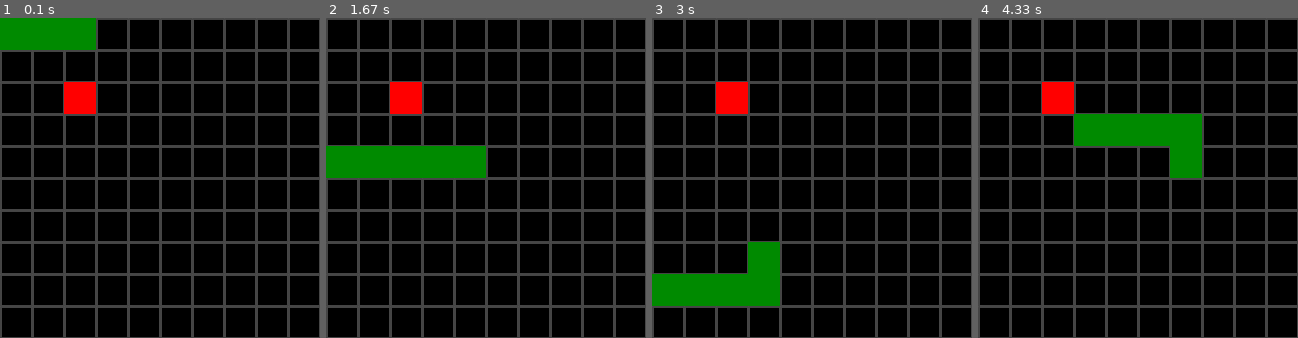
Above: before the commit, frames 1-4 (left to right).
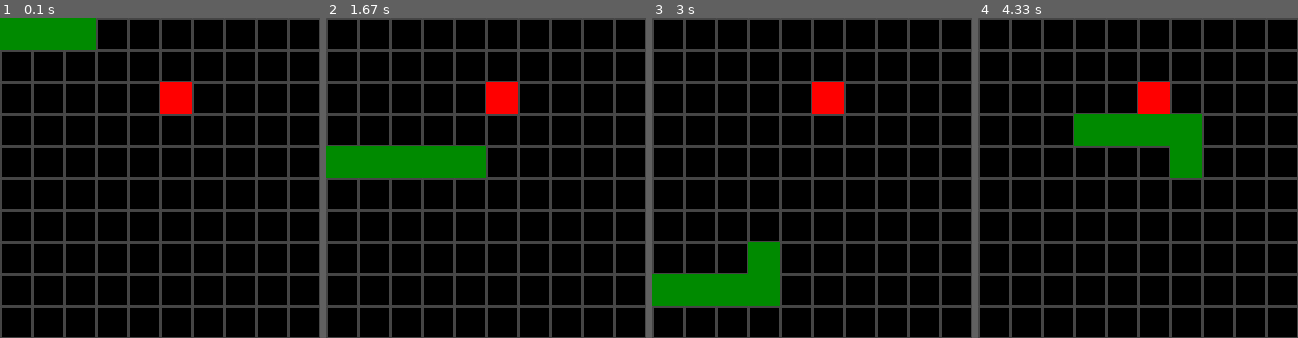
Above: after the commit, the same moments.

Repository: KommentatorForAll/Snake-pygame
Game: pygame game, started from main.py
Same seed, same stepped clock (60 frames per second), same inputs: the game is played once before the commit and once after it.
Inputs:
- Up to frame 1 (0.1 s): no input
- Up to frame 2 (1.67 s): hold D 0.33-0.8 s; hold W 0.83-1.3 s; hold D from 1.33 s (still down)
- Up to frame 3 (3 s): release D at 1.8 s; hold S 2.4-2.7 s; hold A from 2.73 s (still down)
- Up to frame 4 (4.33 s): release A at 3.13 s; hold W 3.17-3.53 s; hold D 3.57-4.2 s; hold S from 4.23 s (still down)

The runs differ from the first frame. In frame 1, 2.0% of the frame differs, in the area x 20-60%, y 20-30%; in frame 2, 2.0%; in frame 3, 2.0%; in frame 4, 2.0%.

Commit message:
added documentation
addes some description to the functions and classes

Diff:
--- a/assets.py
+++ b/assets.py
@@ -1,6 +1,13 @@
 import pygame
 
+"""
+Hosts all assets required by the game.
+"""
+
 class Background(pygame.sprite.Sprite):
+    """
+    The background of the game. Created by tiling one image for each cell
+    """
 
     def __init__(self, scaled_image_tile, board_dim):
         super().__init__()
@@ -8,6 +15,9 @@
         self.update_board(board_dim)
 
     def update_board(self, board_dim):
+        """
+        redraws the background image for the new board dimension
+        """
         iw = self.orig_img.get_width()
         img = pygame.Surface((iw*board_dim[0], iw*board_dim[1]))
         for x in range(board_dim[0]):
@@ -17,6 +27,9 @@
         self.rect = img.get_rect()
 
 class Apple(pygame.sprite.Sprite):
+    """
+    The apple, the snake has to eat.
+    """
 
     def __init__(self, img, px_size):
         super().__init__()
@@ -30,6 +43,10 @@
 
 
 class Snake(pygame.sprite.Sprite):
+    """
+    The main snake head.
+    Processing is done externally
+    """
 
     def __init__(self, img, px_size, snakegame):
         super().__init__()
@@ -41,15 +58,15 @@
         self.snakegame = snakegame
         self.length = 3
 
-    def update(self):
-        pass
-
     def set_dir(self, dir):
         self.dir = dir
         self.image = pygame.transform.rotate(self.orig_img, dir*90)
 
 
 class SnakeTile(pygame.sprite.Sprite):
+    """
+    The snake body and tail. Kills itself after a certain amount of ticks (the snakes head length)
+    """
 
     def __init__(self, img, head):
         super().__init__()
--- a/main.py
+++ b/main.py
@@ -3,20 +3,48 @@
 import random
 
 class SnakeGame:
+    """
+    The main game. Hosts the game loop, initialization of everything etc.
+    """
 
     def __init__(self):
         pygame.init()
-        pygame.font.init()
-        self.myfont = pygame.font.SysFont("Comic Sans MS", 30)
+
+        """
+        Determines the size of each grid cell
+        """
         self.px_size = 32
+
+        """
+        The size of the game board
+        """
         self.board_size = (10,10)
+
+        """
+        The game clock, used to normalize the speed the game is running on
+        """
         self.clock = pygame.time.Clock()
+
+        """
+        The overall window dimensions (board size * cell size)
+        """
         self.dim = (self.px_size*self.board_size[0], self.px_size*self.board_size[1])
+
+        #creating the main window
         self.screen = pygame.display.set_mode(self.dim)
+
+        #load all required assets
         self.load_assets()
 
     def load_assets(self):
-
+        """
+        Loads all required assets and puts them into categories
+        (I currently don't know how the buildin layer system works, but may use them in the future, though not for this project)
+        """
+
+        """
+        Creating all layers and other groups of sprites
+        """
         self.assets_all = pygame.sprite.Group()
         self.assets_ui = pygame.sprite.Group()
         self.assets_sprites = pygame.sprite.Group()
@@ -25,34 +53,46 @@
         self.assets_head = pygame.sprite.Group()
         self.assets_snake = pygame.sprite.Group()
 
+        """
+        ordering all layers, in which the sprites are getting painted in
+        """
         self.asset_layers = [
             self.assets_bg,
             self.assets_sprites,
             self.assets_ui,
         ]
 
+        #Loading the background and creating it
         bg_raw = pygame.image.load("images/background_tile.png")
         background_scaled = pygame.transform.scale(bg_raw, (self.px_size, self.px_size))
 
         bg = assets.Background(background_scaled, self.board_size)
         bg.add(self.assets_bg, self.assets_all)
 
+        #creation of the snake tiles
         tile_img_raw = pygame.image.load("images/snake.png")
         self.tile_img = pygame.transform.scale(tile_img_raw, (self.px_size, self.px_size))
 
+        #creating the snake head
         head_img_raw = pygame.image.load("images/snake.png")
         self.head_img = pygame.transform.scale(head_img_raw, (self.px_size, self.px_size))
 
         self.head = assets.Snake(self.head_img, self.px_size, self)
         self.head.add(self.assets_sprites, self.assets_head, self.assets_snake, self.assets_all)
 
+        #creating the apple
         apple_img_raw = pygame.image.load("images/apple.png")
         self.apple_img = pygame.transform.scale(apple_img_raw, (self.px_size, self.px_size))
         self.apple = assets.Apple(self.apple_img, self.px_size)
         self.apple.add(self.assets_sprites, self.assets_all)
+        #initially positioning the apple on the game board
         self.__pos_apple(self.apple)
 
     def __pos_apple(self, apple):
+        """
+        putting the apple on the map at a random position where none of the snake is
+        !!!may result in an infite loop when the game is won (board is full)!!!
+        """
         apple.set_pos(random.randrange(self.board_size[0]), random.randrange(self.board_size[1]))
         while(pygame.sprite.spritecollideany(apple, self.assets_snake)):
             apple.set_pos(random.randrange(self.board_size[0]), random.randrange(self.board_size[1]))
@@ -60,6 +100,10 @@
 
 
     def loop(self):
+        """
+        The main game loop.
+        Ticking mode is wait (ticks will be fully processed and then the next tick starts even when taking too long)
+        """
         self.running = True
         while True:
             self.__handle_events()
@@ -71,14 +115,22 @@
             self.clock.tick(12)
 
     def update(self):
+        """
+        the main processing of the ticks, where all assets are updated.
+        """
+
+        #updating each layer, for sprite internal processing
         for layer in self.asset_layers:
             layer.update()
 
+        #updating snake head
         head = self.head
 
+        #creating a new tile at the current head position
         self.tile = assets.SnakeTile(self.tile_img, head)
         self.tile.add(self.assets_sprites, self.assets_tiles, self.assets_snake)
 
+        #moving the snake head
         dx = 0
         dy = 0
         if (head.dir == 0):
@@ -92,28 +144,32 @@
 
         head.rect.center = (head.rect.center[0]+dx)%self.dim[0], (head.rect.center[1]+dy)%self.dim[1]
 
+        #checking if one ate an apple
         if (pygame.sprite.collide_rect(head, self.apple)):
             self.__pos_apple(self.apple)
             head.length += 1
 
+        #checking if one lost.
         if (pygame.sprite.spritecollide(head, self.assets_tiles, False)):
             print("dead")
             self.running = False
             ts = self.myfont.render("text", False, (0,0,0))
             self.screen.blit(ts, (0,0))
 
-
-
-
-
-
     def draw(self):
+        """
+        Drawing all assets onto the screen
+        """
+        #drawing each layer in order, so that background is in the back and ui in front
         for layer in self.asset_layers:
             layer.draw(self.screen)
 
         pygame.display.update()
 
     def __handle_events(self):
+        """
+        Handles all pygame events like quit and key presses etc
+        """
         new_dir = None
         for event in pygame.event.get():
             if event.type == pygame.QUIT:
@@ -138,11 +194,9 @@
                     if (new_dir != None):
                         self.head.set_dir(new_dir)
 
-
-
-
-
-
+"""
+executed if this is the main module, starts the game.
+"""
 if __name__ == "__main__":
     sg = SnakeGame()
     sg.loop()
